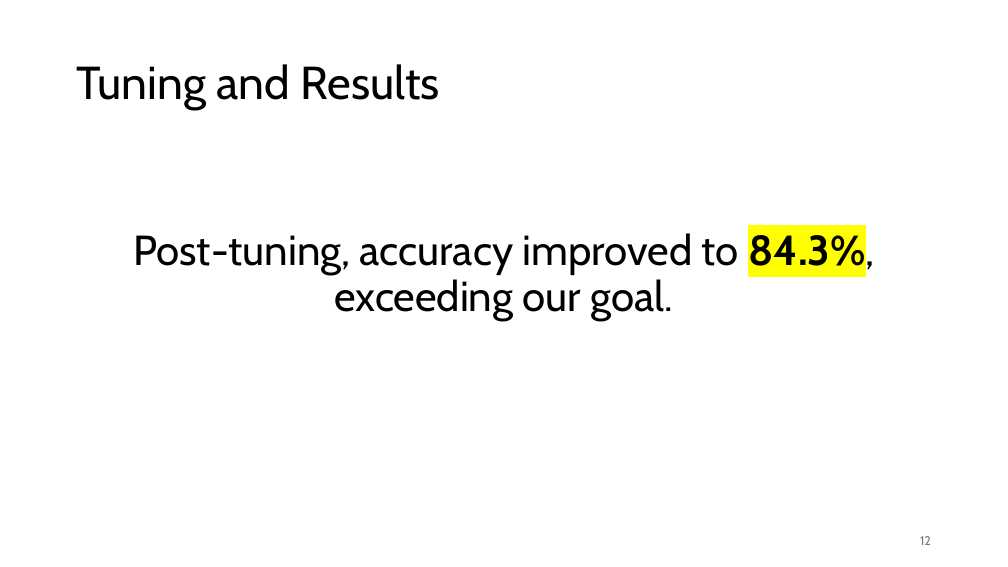
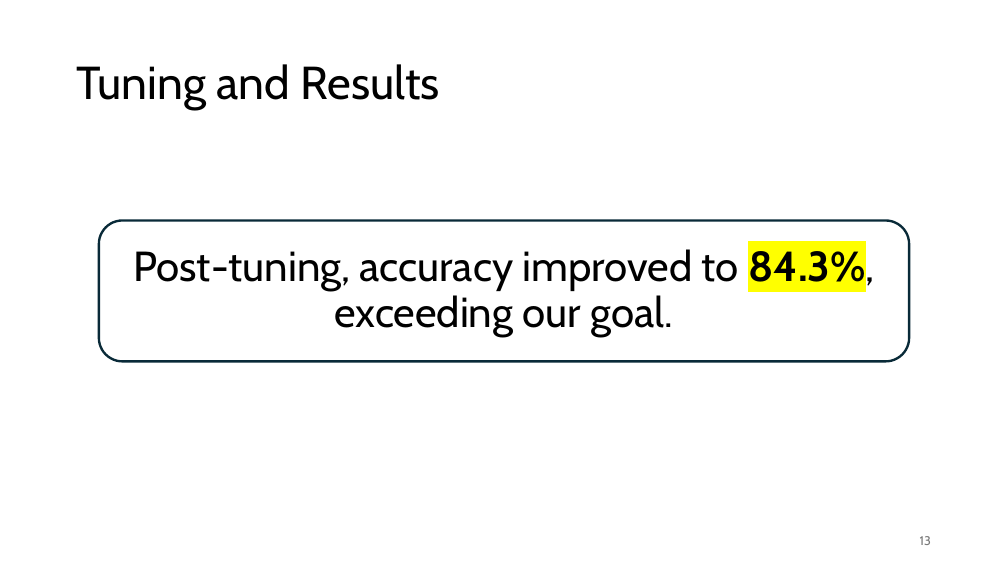
Before and after one commit to mzfauzi89/Capstone-Project, a slide deck: slide 13 of CP_Online Shopper Purchase Prediction.pptx (slide 12 before the commit). Drawn at 1008x567 pixels with LibreOffice and Linux fonts; fonts in the diff are those of the drawing; background and template pictures are left out. Boxes give left, top, right and bottom in pixels: in the first picture for what was removed or moved away, otherwise in the second. Text is boxed around its words. In the diff, an @@ line names an element or a change of style, - is before the commit and + after.

```diff
--- a/CP_Online Shopper Purchase Prediction.pptx
+++ b/CP_Online Shopper Purchase Prediction.pptx
@@ rounded rectangle added at [99,221,910,361], fill #FFFFFF, outline #092A39 2.25 pt @@
@@ text "Post-tuning, accuracy improved to 84.3%, ...": place and size @@
-text "Post-tuning, accuracy improved to 84.3%, ..." at [133,230,874,321]
+text "Post-tuning, accuracy improved to 84.3%, ..." at [133,246,874,337]
@@ page number at [920,536,931,545]: text changed @@
-12
+13
```
Also in this commit, not shown: 9 other slides changed, 5 slides added, 5 slides removed.
